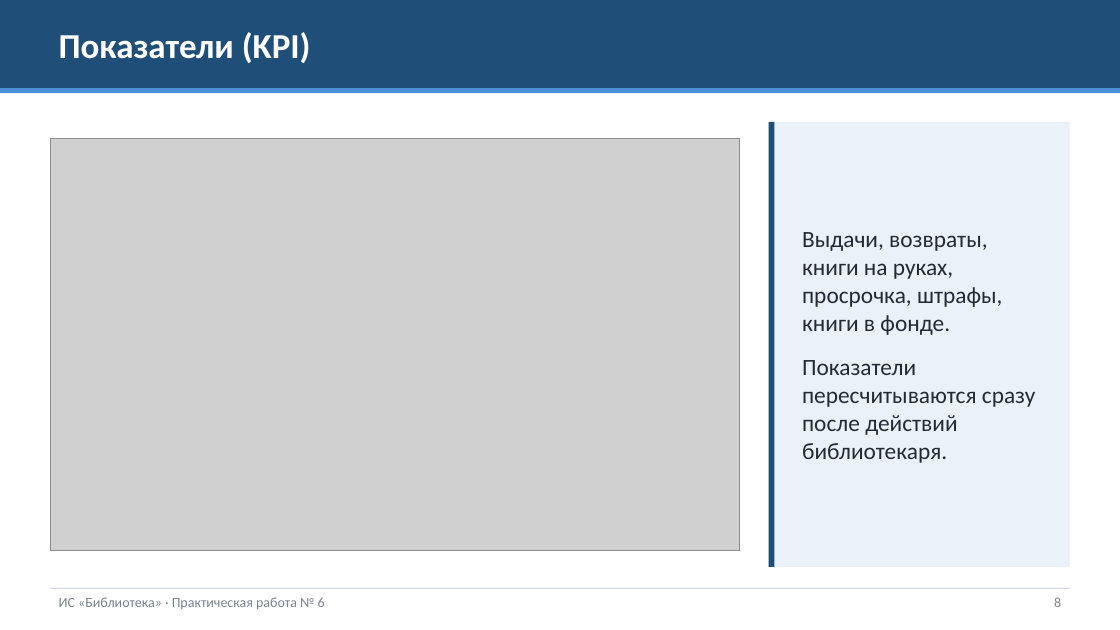
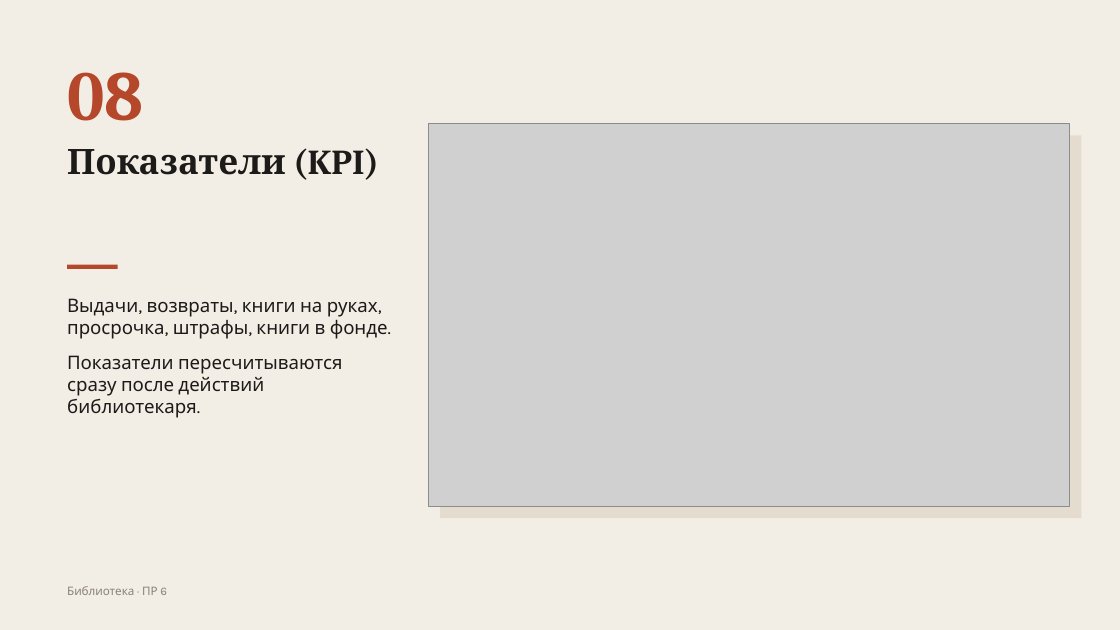
Before and after one commit to aaa111ws/MDK04.01-, a slide deck: slide 8 of pr6/Презентация.pptx. Drawn at 1120x630 pixels with LibreOffice and Linux fonts; fonts in the diff are those of the drawing; grey boxes stand for pictures. Boxes give left, top, right and bottom in pixels: in the first picture for what was removed or moved away, otherwise in the second. Text is boxed around its words. In the diff, an @@ line names an element or a change of style, - is before the commit and + after.

```diff
--- a/pr6/Презентация.pptx
+++ b/pr6/Презентация.pptx
@@ background #FFFFFF to #F3EEE5 @@
@@ rectangle removed at bbox=[0, 0, 1120, 88] @@
@@ rectangle removed at bbox=[0, 88, 1120, 93] @@
@@ text added at bbox=[67, 72, 143, 121], 60 pt, text #B5482A, bold @@
+08
@@ text "Показатели (KPI)": place and size @@
-text "Показатели (KPI)" at bbox=[59, 32, 311, 63]
+text "Показатели (KPI)" at bbox=[67, 148, 379, 180]
@@ text "Показатели (KPI)" at bbox=[67, 148, 379, 180]: font Calibri to Cambria, text colour #FFFFFF to #1C1B19; line spacing 1 to 0.95; vertical alignment middle to top @@
@@ picture: place and size @@
-picture at bbox=[50, 139, 739, 550]
+picture at bbox=[429, 124, 1070, 507]
@@ rectangle added at bbox=[440, 135, 1081, 518], fill #E4DCCF @@
@@ rectangle removed at bbox=[769, 122, 1070, 567] @@
@@ rectangle removed at bbox=[769, 122, 775, 567] @@
@@ rectangle added at bbox=[67, 265, 118, 269], fill #B5482A @@
@@ text "Выдачи, возвраты, книги на руках, ...": place and size @@
-text "Выдачи, возвраты, книги на руках, ..." at bbox=[802, 232, 1036, 463]
+text "Выдачи, возвраты, книги на руках, ..." at bbox=[67, 298, 388, 418]
@@ text "Выдачи, возвраты, книги на руках, ..." at bbox=[67, 298, 388, 418]: size 20 to 16 pt, font Calibri to Karla, text colour #262B33 to #1C1B19; less space between paragraphs; vertical alignment middle to top @@
@@ rectangle removed at bbox=[50, 588, 1070, 589] @@
@@ text at bbox=[67, 586, 167, 595]: text changed; size 12 to 10 pt; font Calibri to Karla; text colour #7A8490 to #8A8178 @@
-ИС «Библиотека» · Практическая работа № 6
+Библиотека · ПР 6
@@ text removed at bbox=[1054, 597, 1061, 607] @@
-8
```
Also in this commit, not shown: 11 other slides changed.
